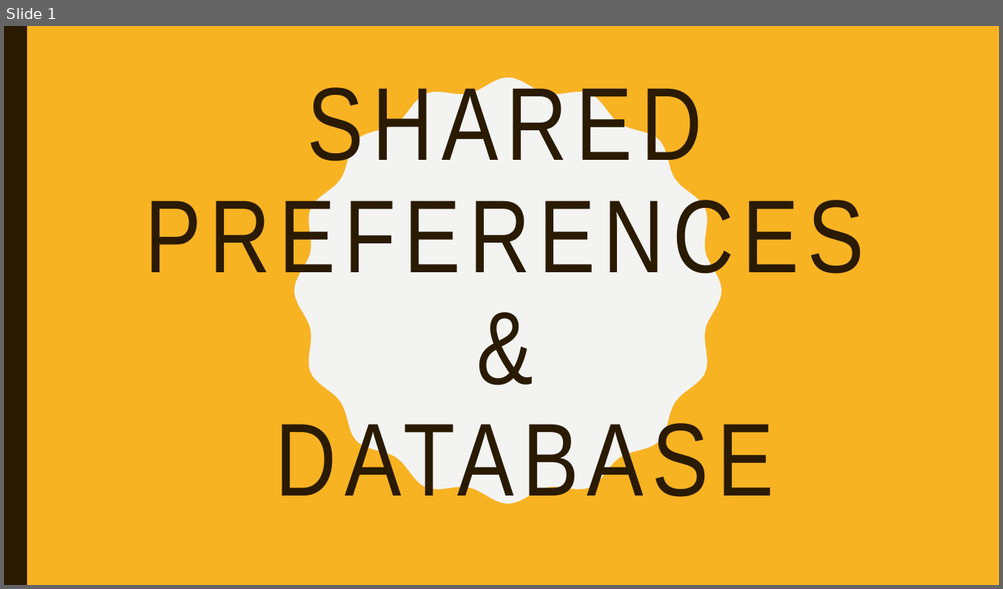
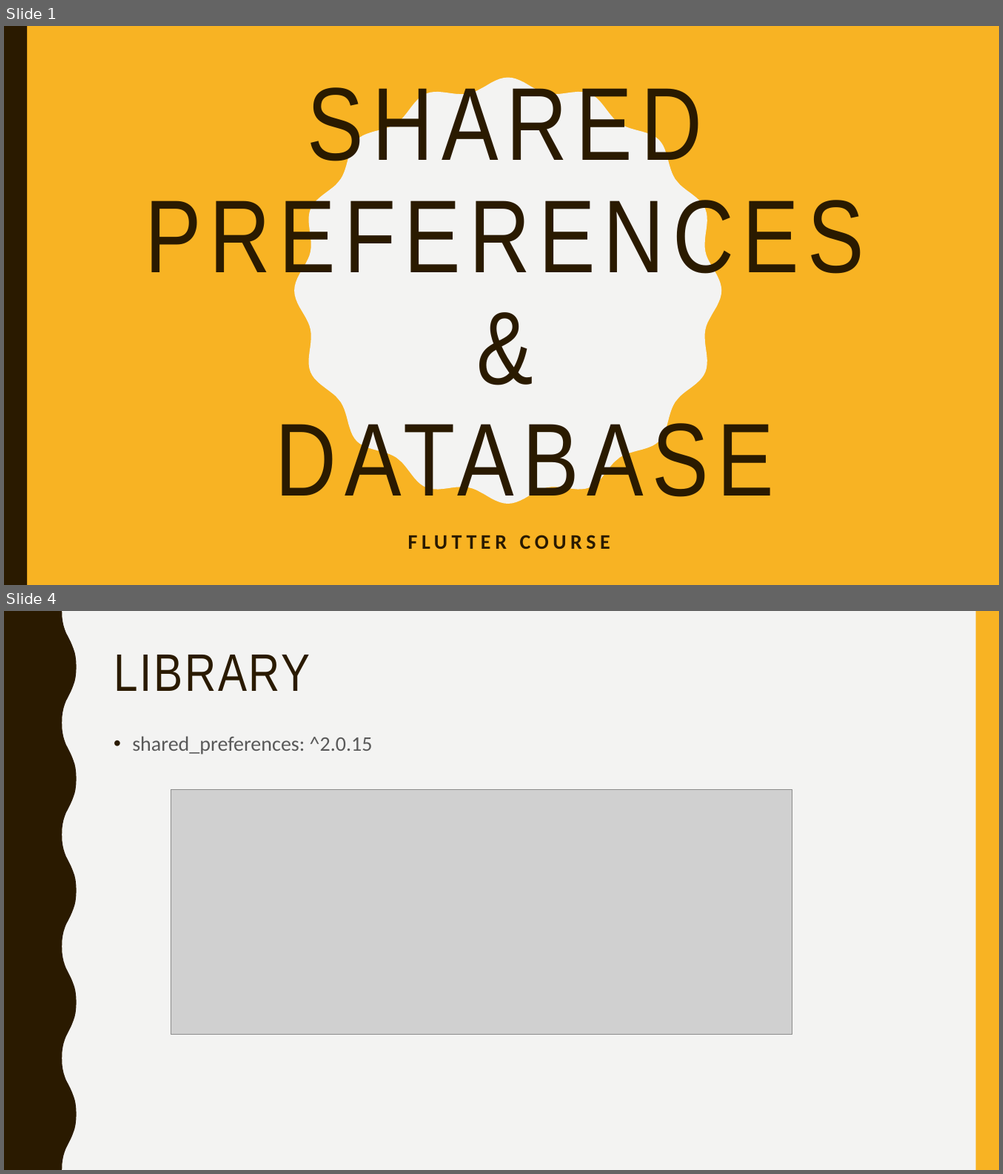
Before and after one commit to youssef2050/Course, a slide deck: Shared Preferences.pptx. Shown one above the other, each under a label of ours: slide 1 before the commit, slides 1 and 4 after it; the slides between them are not shown. The pictures are 1003x589 and 1003x1174 pixels, drawn with LibreOffice and Linux fonts; fonts in the diff are those of the drawing; grey boxes stand for pictures. Boxes give left, top, right and bottom in pixels: in the first picture for what was removed or moved away, otherwise in the second. Text is boxed around its words. In the diff, an @@ line names an element or a change of style, - is before the commit and + after.

```diff
--- a/Shared Preferences.pptx
+++ b/Shared Preferences.pptx
@@ slide 4 added at bbox=[4, 611, 999, 1170], background #F3F3F2 @@
@@ freeform shape added at bbox=[4, 611, 77, 1170], fill #2A1A00 @@
@@ rectangle added at bbox=[976, 611, 999, 1170], fill #F8B323 @@
@@ title added at bbox=[114, 655, 310, 691], 51 pt, text #2A1A00 @@
+LIBRARY
@@ text added at bbox=[132, 736, 373, 755], 20 pt, text #595959 @@
+• shared_preferences: ^2.0.15
@@ picture added at bbox=[171, 790, 792, 1035] @@
@@ slide 1 changed as well @@
@@ subtitle added at bbox=[408, 535, 610, 549], 20 pt, text #2A1A00, bold @@
+FLUTTER COURSE
```
Also in this commit, not shown: 9 other slides added, 1 other file.
